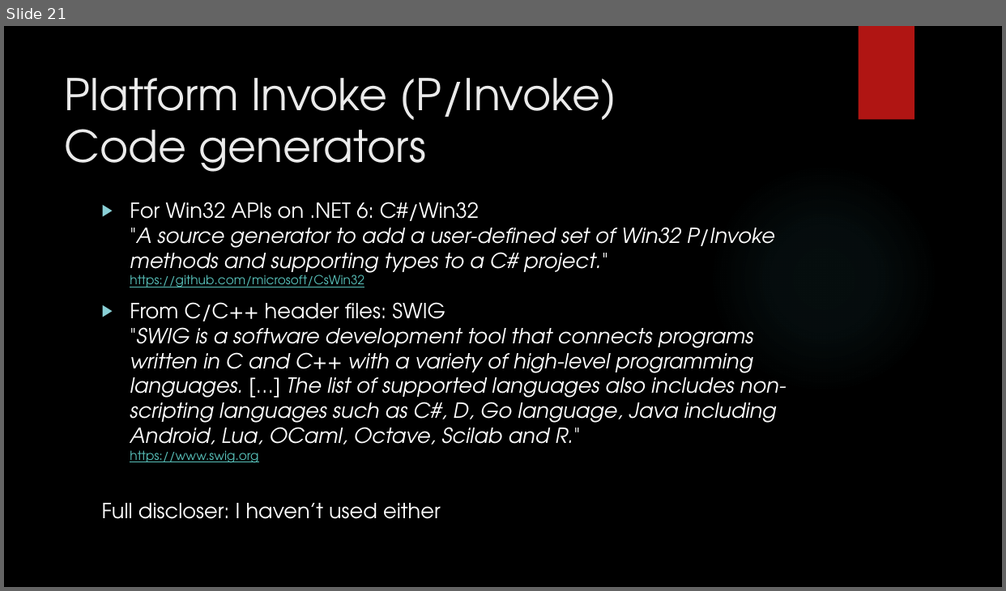
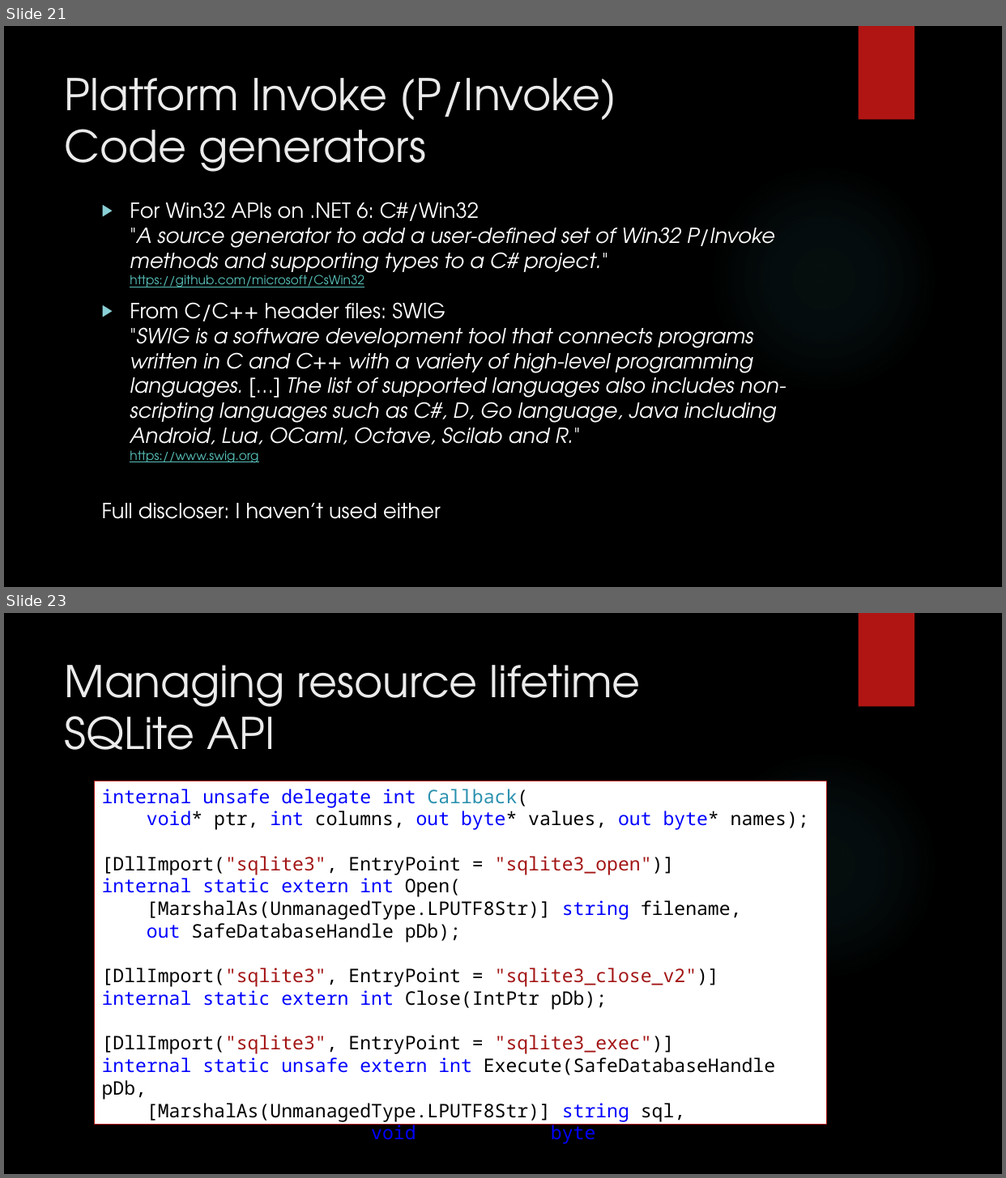
Before and after one commit to dennisdietrich/UnsafeCSharp, a slide deck: doc/Introduction to unsafe C#.pptx. Shown one above the other, each under a label of ours: slide 21 before the commit, slides 21 and 23 after it; the slides between them are not shown. The pictures are 1006x591 and 1006x1178 pixels, drawn with LibreOffice and Linux fonts; fonts in the diff are those of the drawing; background and template pictures are left out. Boxes give left, top, right and bottom in pixels: in the first picture for what was removed or moved away, otherwise in the second. Text is boxed around its words. In the diff, an @@ line names an element or a change of style, - is before the commit and + after.

```diff
--- a/doc/Introduction to unsafe C#.pptx
+++ b/doc/Introduction to unsafe C#.pptx
@@ slide 23 added at [4,613,1002,1174], background picture (left out); not listed: 2 template elements that a slide beside it also shows @@
@@ title added at [65,665,641,750], 42 pt, text #EBEBEB @@
+Managing resource lifetime
+SQLite API
@@ rectangle added at [95,781,827,1125], fill #FFFFFF, outline #B01513 1.25 pt, 18 pt, text #000000 @@
+internal unsafe delegate int Callback(
+void* ptr, int columns, out byte* values, out byte* names);
+[DllImport("sqlite3", EntryPoint = "sqlite3_open")]
+internal static extern int Open(
+[MarshalAs(UnmanagedType.LPUTF8Str)] string filename,
+out SafeDatabaseHandle pDb);
+[DllImport("sqlite3", EntryPoint = "sqlite3_close_v2")]
+internal static extern int Close(IntPtr pDb);
+[DllImport("sqlite3", EntryPoint = "sqlite3_exec")]
+internal static unsafe extern int Execute(SafeDatabaseHandle pDb,
+[MarshalAs(UnmanagedType.LPUTF8Str)] string sql,
+Callback? callback, void* firstArg, byte** errMsg);
```
Also in this commit, not shown: 2 slides changed, 8 other slides added, 2 other files.
